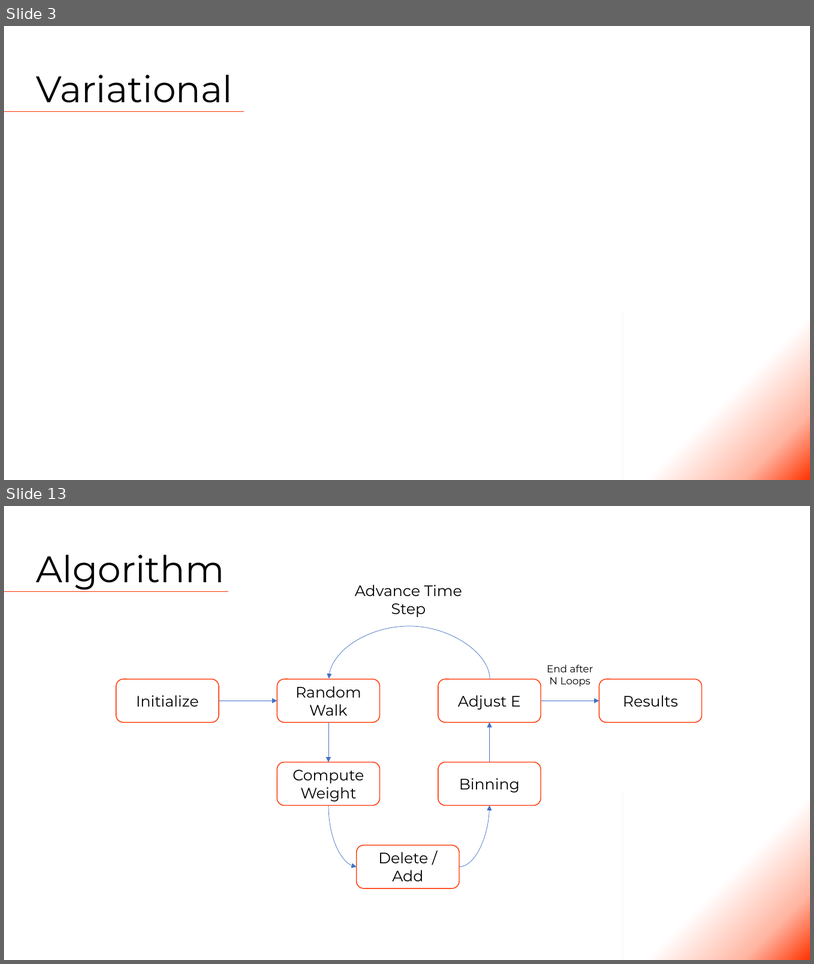
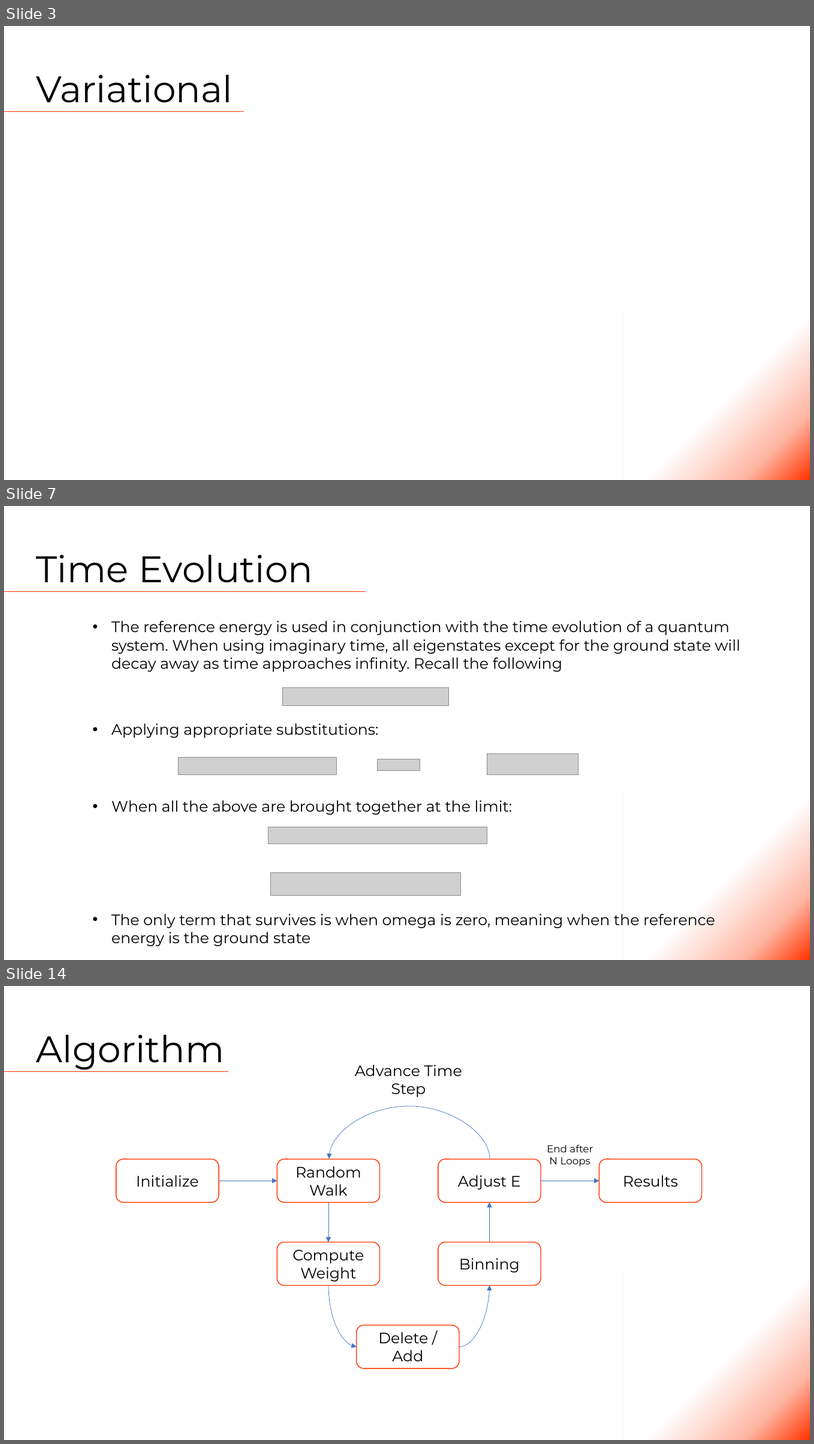
Before and after one commit to Tsintsuntsini/PHYS_581, a slide deck: Presentation1/Quantum Monte Carlo.pptm. Shown one above the other, each under a label of ours: slides 3 and 13 before the commit, slides 3, 7 and 14 after it; the slides between them are not shown. The pictures are 814x964 and 814x1444 pixels, drawn with LibreOffice and Linux fonts; fonts in the diff are those of the drawing; grey boxes stand for pictures. Boxes give left, top, right and bottom in pixels: in the first picture for what was removed or moved away, otherwise in the second. Text is boxed around its words. In the diff, an @@ line names an element or a change of style, - is before the commit and + after.

```diff
--- a/Presentation1/Quantum Monte Carlo.pptm
+++ b/Presentation1/Quantum Monte Carlo.pptm
@@ slide 7 added at (4, 506, 810, 960), background #FFFFFF @@
@@ title added at (36, 555, 314, 583), 44 pt, text #000000 @@
+Time Evolution
@@ line added from (4, 592) to (366, 592), #FF3300 0.5 pt @@
@@ text added at (111, 621, 740, 672), 18 pt, text #000000 @@
+• The reference energy is used in conjunction with the time evolution of a quantum system. When using imaginary time, all eigenstates except for the ground state will decay away as time approaches infinity. Recall the following
@@ picture added at (283, 687, 449, 706) @@
@@ text added at (111, 723, 378, 738), 18 pt, text #000000 @@
+• Applying appropriate substitutions:
@@ picture added at (178, 757, 337, 775) @@
@@ picture added at (488, 753, 579, 774) @@
@@ picture added at (378, 759, 420, 770) @@
@@ rectangle added at (623, 793, 810, 960), fill gradient #FF3300 to #FFB6A3 to #FFFFFF @@
@@ text added at (111, 800, 513, 814), 18 pt, text #000000 @@
+• When all the above are brought together at the limit:
@@ picture added at (269, 826, 487, 844) @@
@@ picture added at (271, 873, 461, 895) @@
@@ text added at (111, 913, 716, 946), 18 pt, text #000000 @@
+• The only term that survives is when omega is zero, meaning when the reference energy is the ground state
@@ what was slide 13 is now slide 14 @@
```
Also in this commit, not shown: 2 slides changed, 7 other slides added, 7 slides removed, 7 other files.
